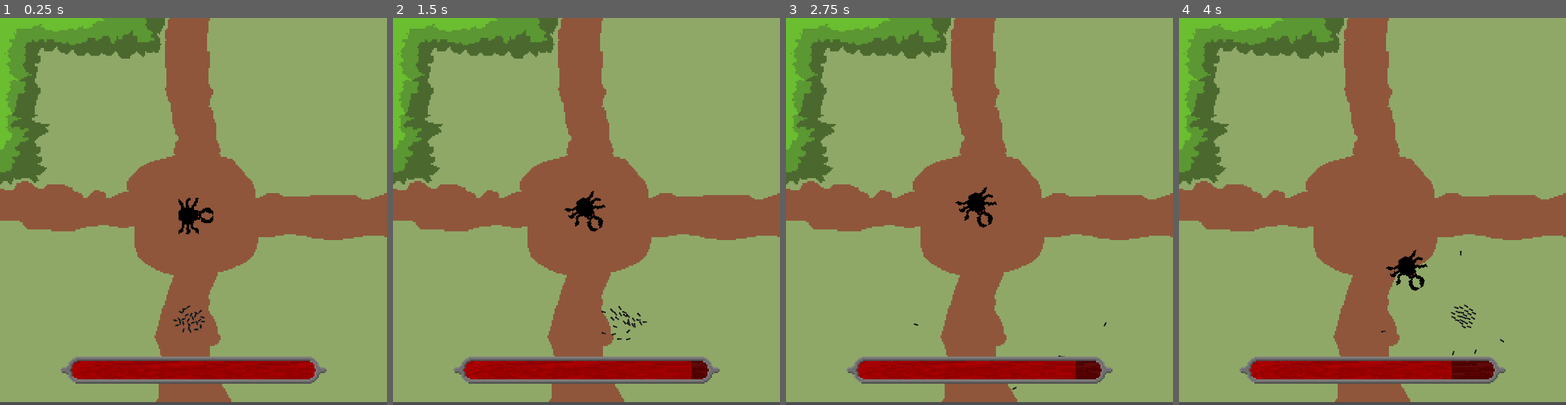
Above: before the commit, frames 1-4 (left to right).
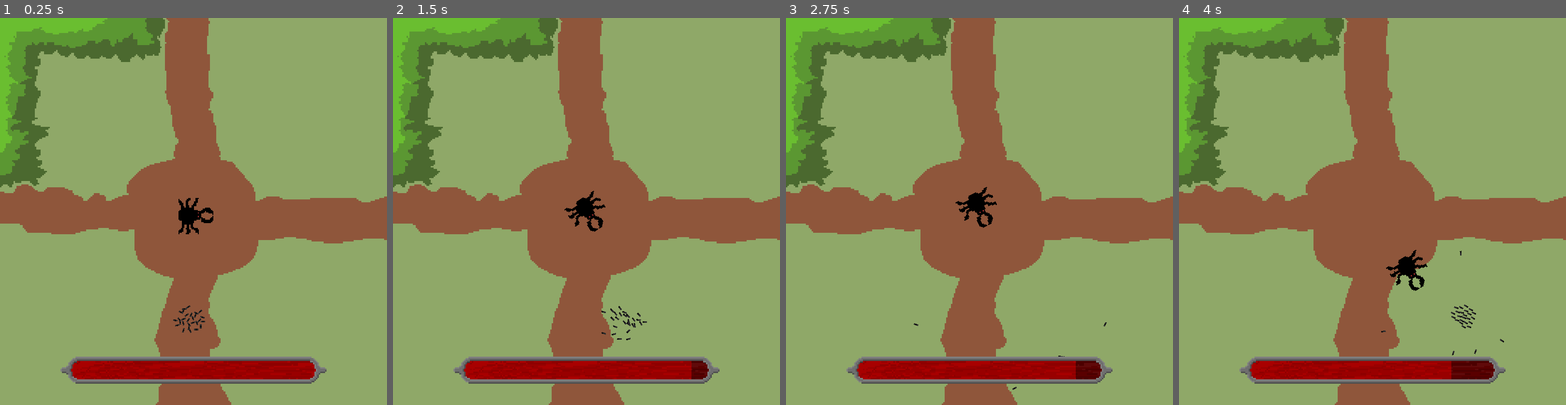
Above: after the commit, the same moments.

Repository: filvan1/LD56
Game: Godot game, scene res://scenes/main.tscn
Same seed, same stepped clock (60 frames per second), same inputs: the game is played once before the commit and once after it.
Inputs:
- Up to frame 1 (0.25 s): no input
- Up to frame 2 (1.5 s): hold D (move_right) 0.53-1.28 s; tap Down (aim_down) at 0.6 s; hold S (move_down) from 1.28 s (still down); tap Left (aim_left) at 1.35 s
- Up to frame 3 (2.75 s): release S (move_down) at 2.03 s; hold D (move_right) from 2.03 s (still down); tap Right (aim_right) at 2.1 s
- Up to frame 4 (4 s): release D (move_right) at 2.78 s; hold W (move_up) 2.78-3.53 s; tap Up (aim_up) at 2.85 s; hold A (move_left) from 3.53 s (still down); tap Down (aim_down) at 3.6 s

The runs differ from the first frame. In frame 1, 3.9% of the frame differs, in the area x 0-100%, y 0-100%; in frame 2, 3.9%; in frame 3, 3.9%; in frame 4, 3.8%.

Commit message:
tectonic plate adjustment

Diff:
--- a/scenes/main.tscn
+++ b/scenes/main.tscn
@@ -8,6 +8,7 @@
 [node name="Node2D" type="Node2D"]
 
 [node name="Room" parent="." instance=ExtResource("1_sxbc5")]
+position = Vector2(128, 128)
 
 [node name="Player" parent="." instance=ExtResource("4_cieux")]
 position = Vector2(123, 200)
